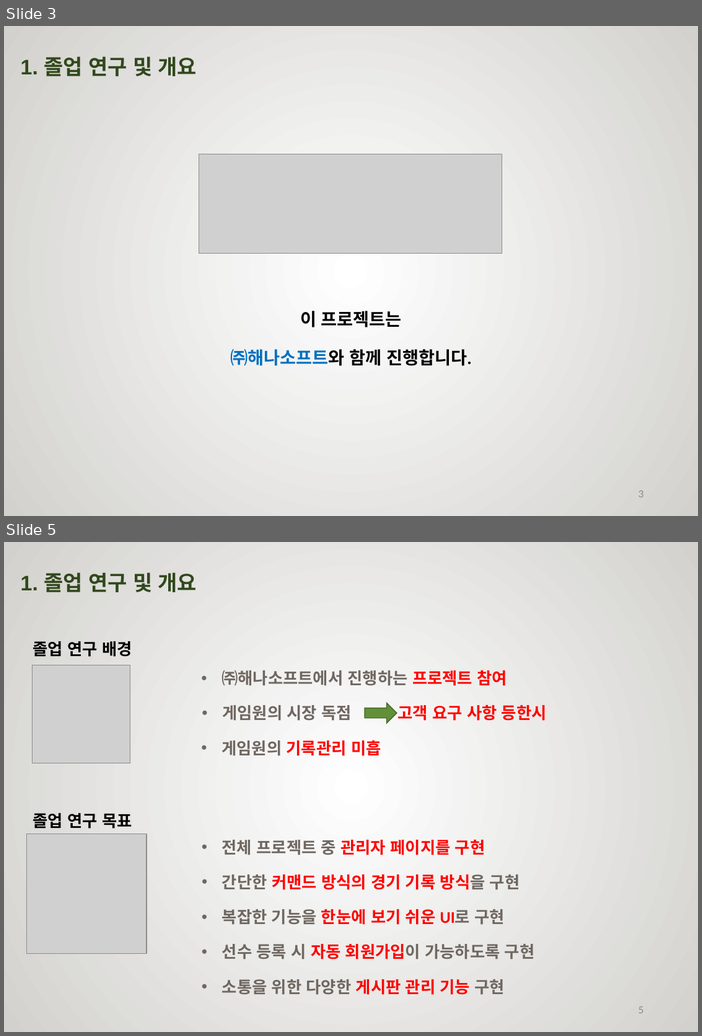
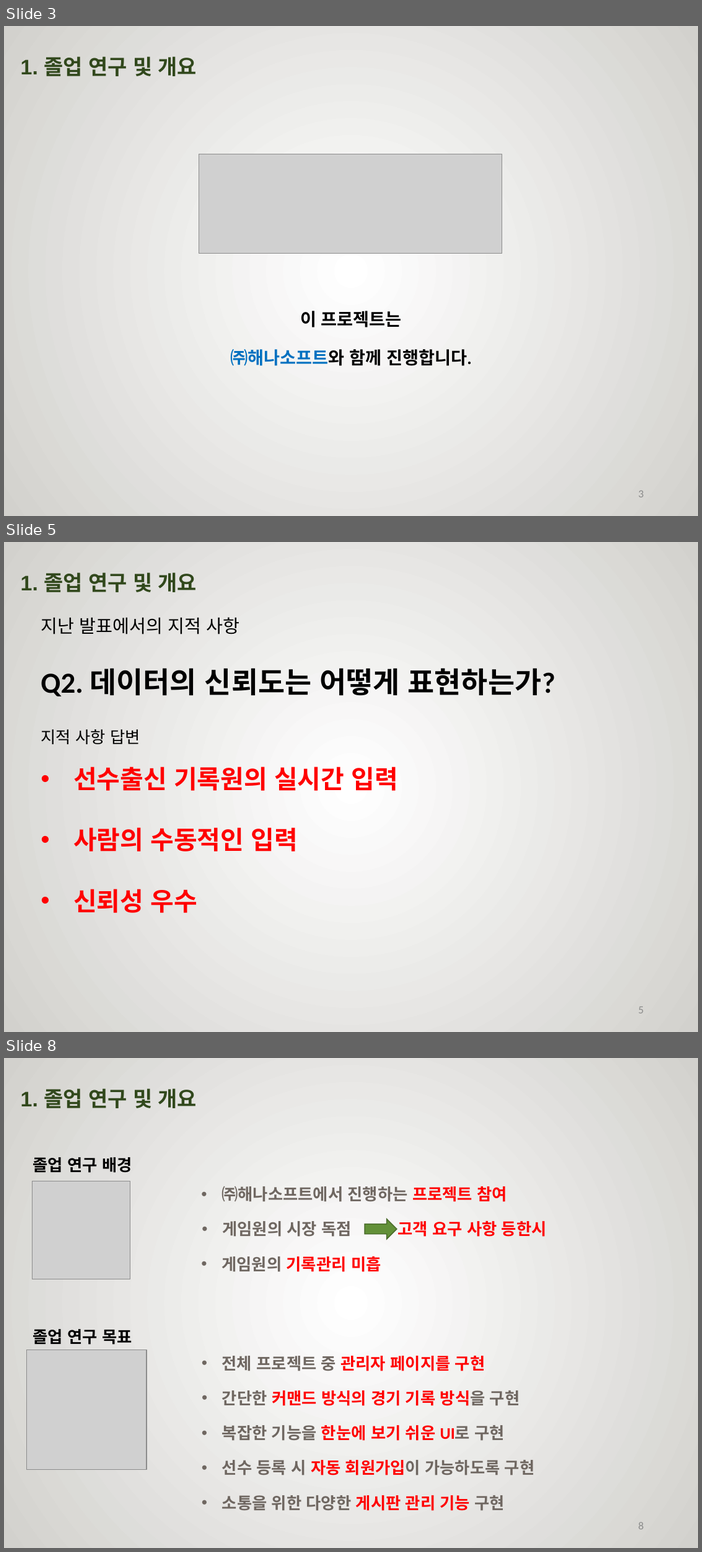
Before and after one commit to rimbong/Webengers, a slide deck: resources/졸작설계서.pptx. Shown one above the other, each under a label of ours: slides 3 and 5 before the commit, slides 3, 5 and 8 after it; the slides between them are not shown. The pictures are 702x1036 and 702x1552 pixels, drawn with LibreOffice and Linux fonts; fonts in the diff are those of the drawing; grey boxes stand for pictures; background and template pictures are left out. Boxes give left, top, right and bottom in pixels: in the first picture for what was removed or moved away, otherwise in the second. Text is boxed around its words. In the diff, an @@ line names an element or a change of style, - is before the commit and + after.

```diff
--- a/resources/졸작설계서.pptx
+++ b/resources/졸작설계서.pptx
@@ slide 5 added at box(4, 542, 698, 1032), background picture (left out) @@
@@ text added at box(21, 572, 197, 592), 40 pt, text #31481C, bold @@
+1. 졸업 연구 및 개요
@@ text added at box(41, 617, 240, 634), 20 pt, text #000000 @@
+지난 발표에서의 지적 사항
@@ text added at box(41, 668, 556, 696), 32 pt, text #000000, bold @@
+Q2. 데이터의 신뢰도는 어떻게 표현하는가?
@@ text added at box(41, 729, 140, 744), 18 pt, text #000000 @@
+지적 사항 답변
@@ text added at box(73, 766, 398, 913), 28 pt, text #FF0000, bold @@
+• 선수출신 기록원의 실시간 입력
+• 사람의 수동적인 입력
+• 신뢰성 우수
@@ page number added at box(639, 1006, 644, 1013), 12 pt, text #8C8C8C @@
+5
@@ what was slide 5 is now slide 8 @@
@@ page number at box(639, 1522, 644, 1529): text changed @@
-5
+8
```
Also in this commit, not shown: 1 slide changed, 2 other slides added.
